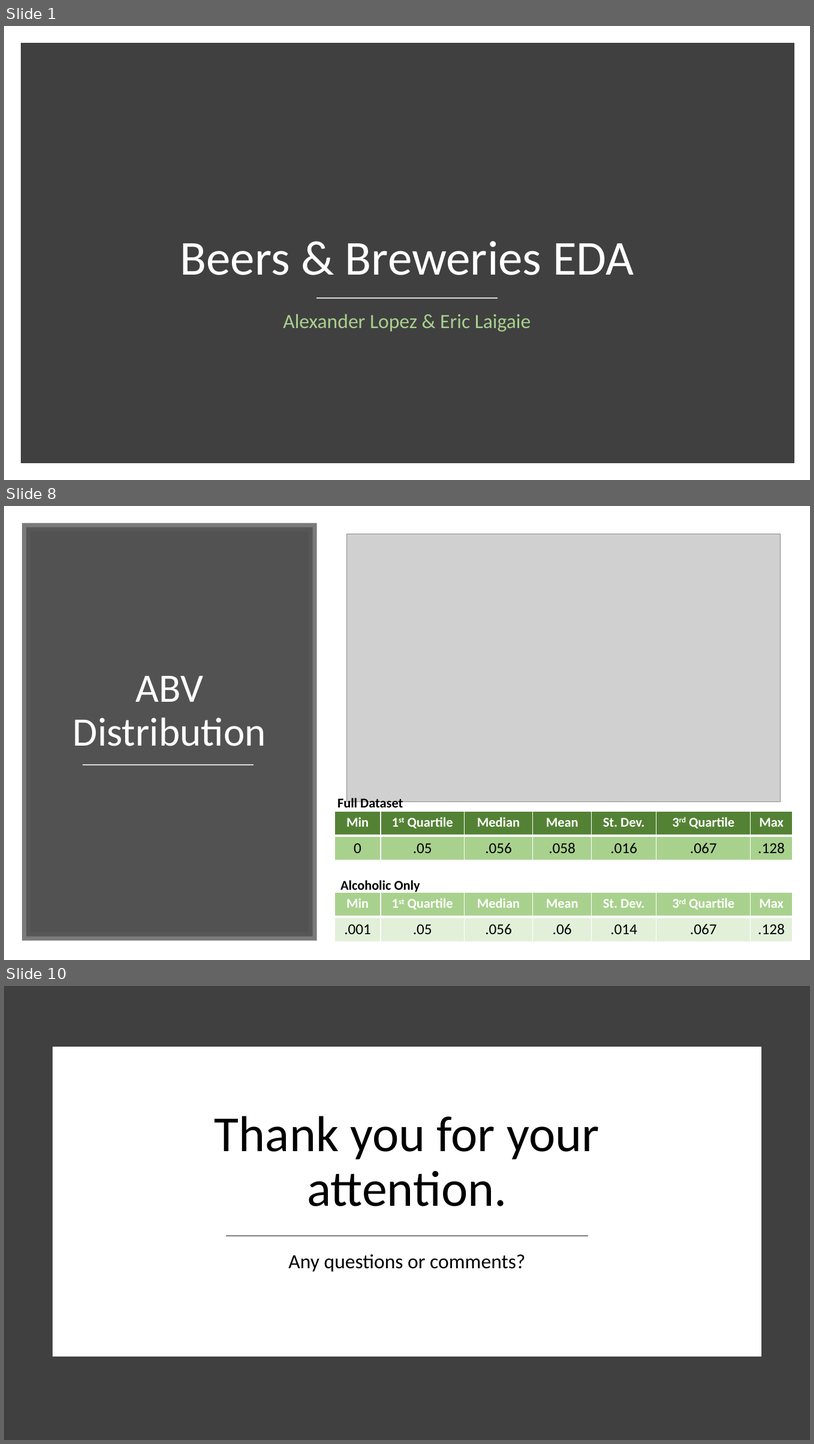
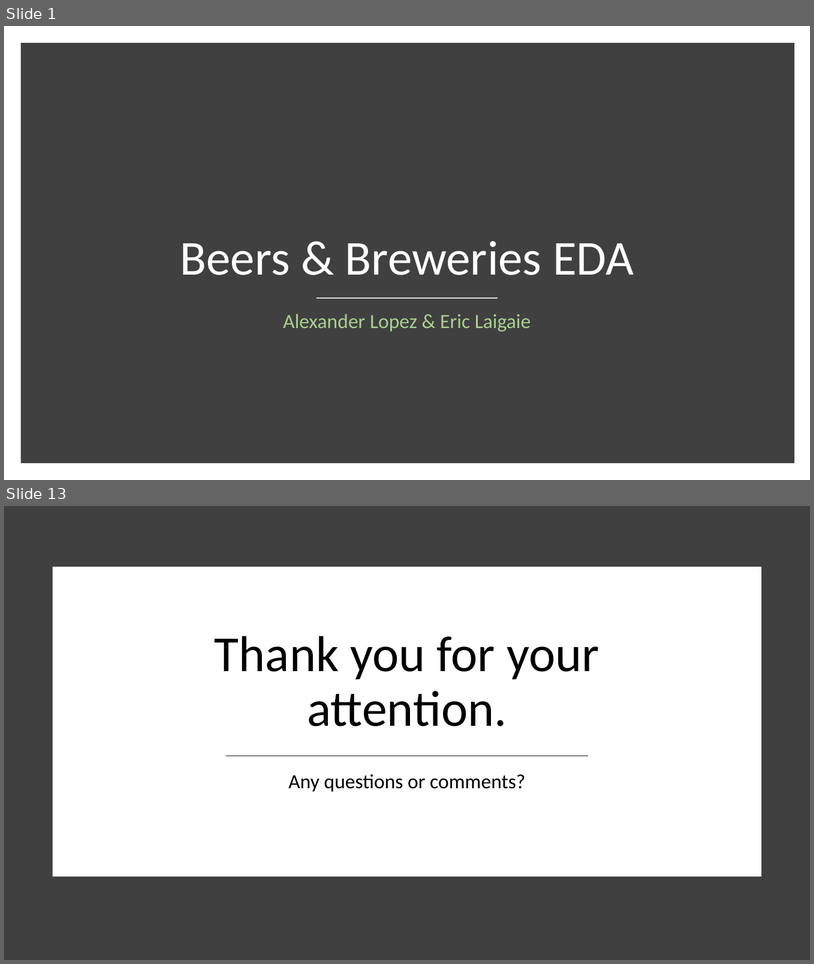
Before and after one commit to ericlaigaie/Case-Study-01, a slide deck: EDA_Presentation - AL.pptx. Shown one above the other, each under a label of ours: slides 1, 8 and 10 before the commit, slides 1 and 13 after it; the slides between them are not shown. The pictures are 814x1444 and 814x964 pixels, drawn with LibreOffice and Linux fonts; fonts in the diff are those of the drawing; grey boxes stand for pictures. Boxes give left, top, right and bottom in pixels: in the first picture for what was removed or moved away, otherwise in the second. Text is boxed around its words. In the diff, an @@ line names an element or a change of style, - is before the commit and + after.

```diff
--- a/EDA_Presentation - AL.pptx
+++ b/EDA_Presentation - AL.pptx
@@ slide 8 removed at (4,506,810,960), background #FFFFFF @@
@@ rectangle removed at (26,527,313,936) @@
@@ picture removed at (347,534,781,802) @@
@@ title removed at (73,676,266,746) @@
-ABV Distribution
@@ line removed from (83, 765) to (254, 765) @@
@@ table removed at (335,811,794,860), 2 rows, 7 columns @@
-Min | 1st Quartile | Median | Mean | St. Dev. | 3rd Quartile | Max
-0 | .05 | .056 | .058 | .016 | .067 | .128
@@ text removed at (338,796,403,811) @@
-Full Dataset
@@ text removed at (341,880,420,893) @@
-Alcoholic Only
@@ table removed at (335,892,794,941), 2 rows, 7 columns @@
-Min | 1st Quartile | Median | Mean | St. Dev. | 3rd Quartile | Max
-.001 | .05 | .056 | .06 | .014 | .067 | .128
@@ what was slide 10 is now slide 13 @@
```
Also in this commit, not shown: 4 slides changed, 9 slides added, 3 other slides removed.
